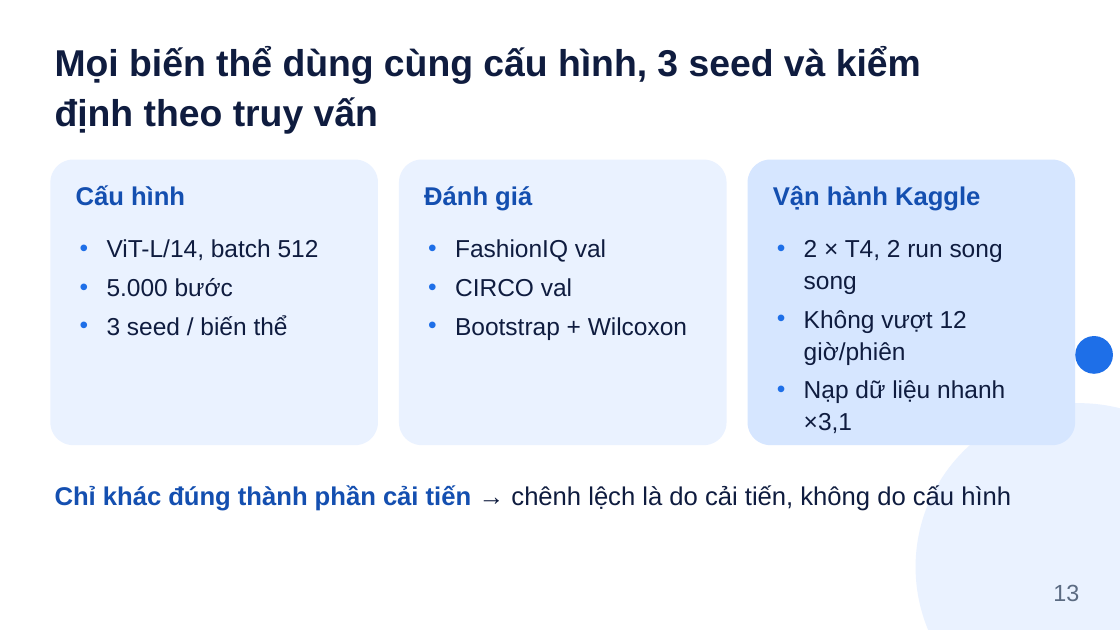
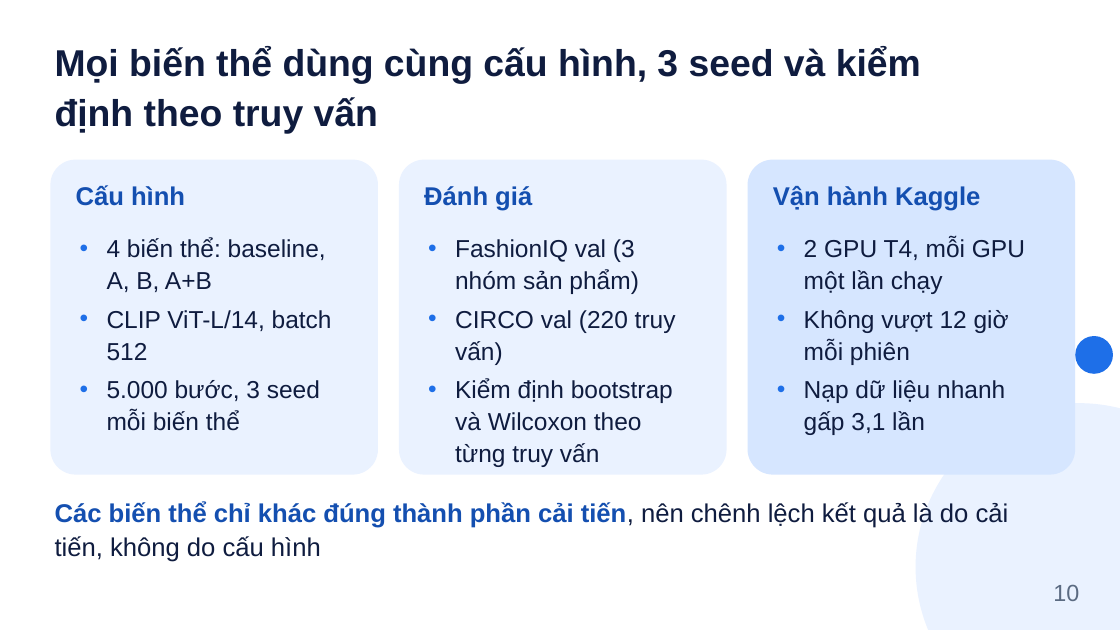
Before and after one commit to tamdv/btl-lincir, a slide deck: slide 10 of slides/Slides_Nhom8_LinCIR.pptx (slide 13 before the commit). Drawn at 1120x630 pixels with LibreOffice and Linux fonts; fonts in the diff are those of the drawing. Boxes give left, top, right and bottom in pixels: in the first picture for what was removed or moved away, otherwise in the second. Text is boxed around its words. In the diff, an @@ line names an element or a change of style, - is before the commit and + after.

```diff
--- a/slides/Slides_Nhom8_LinCIR.pptx
+++ b/slides/Slides_Nhom8_LinCIR.pptx
@@ rounded rectangle: place and size @@
-rounded rectangle at box(50, 160, 378, 445)
+rounded rectangle at box(50, 160, 378, 475)
@@ rounded rectangle: place and size @@
-rounded rectangle at box(399, 160, 727, 445)
+rounded rectangle at box(399, 160, 727, 475)
@@ rounded rectangle: place and size @@
-rounded rectangle at box(748, 160, 1075, 445)
+rounded rectangle at box(748, 160, 1075, 475)
@@ text at box(107, 238, 332, 431): text changed @@
-• ViT-L/14, batch 512
-• 5.000 bước
-• 3 seed / biến thể
+• 4 biến thể: baseline, A, B, A+B
+• CLIP ViT-L/14, batch 512
+• 5.000 bước, 3 seed mỗi biến thể
@@ text at box(455, 239, 676, 467): text changed @@
-• FashionIQ val
-• CIRCO val
-• Bootstrap + Wilcoxon
+• FashionIQ val (3 nhóm sản phẩm)
+• CIRCO val (220 truy vấn)
+• Kiểm định bootstrap và Wilcoxon theo từng truy vấn
@@ text at box(804, 239, 1025, 435): text changed @@
-• 2 × T4, 2 run song song
-• Không vượt 12 giờ/phiên
-• Nạp dữ liệu nhanh ×3,1
+• 2 GPU T4, mỗi GPU một lần chạy
+• Không vượt 12 giờ mỗi phiên
+• Nạp dữ liệu nhanh gấp 3,1 lần
@@ text at box(55, 501, 1009, 562): text changed @@
-Chỉ khác đúng thành phần cải tiến → chênh lệch là do cải tiến, không do cấu hình
+Các biến thể chỉ khác đúng thành phần cải tiến, nên chênh lệch kết quả là do cải tiến, không do cấu hình
@@ text at box(1053, 585, 1079, 601): text changed @@
-13
+10
```
Also in this commit, not shown: 12 other slides changed, 1 slide added, 3 slides removed, 19 other files.
